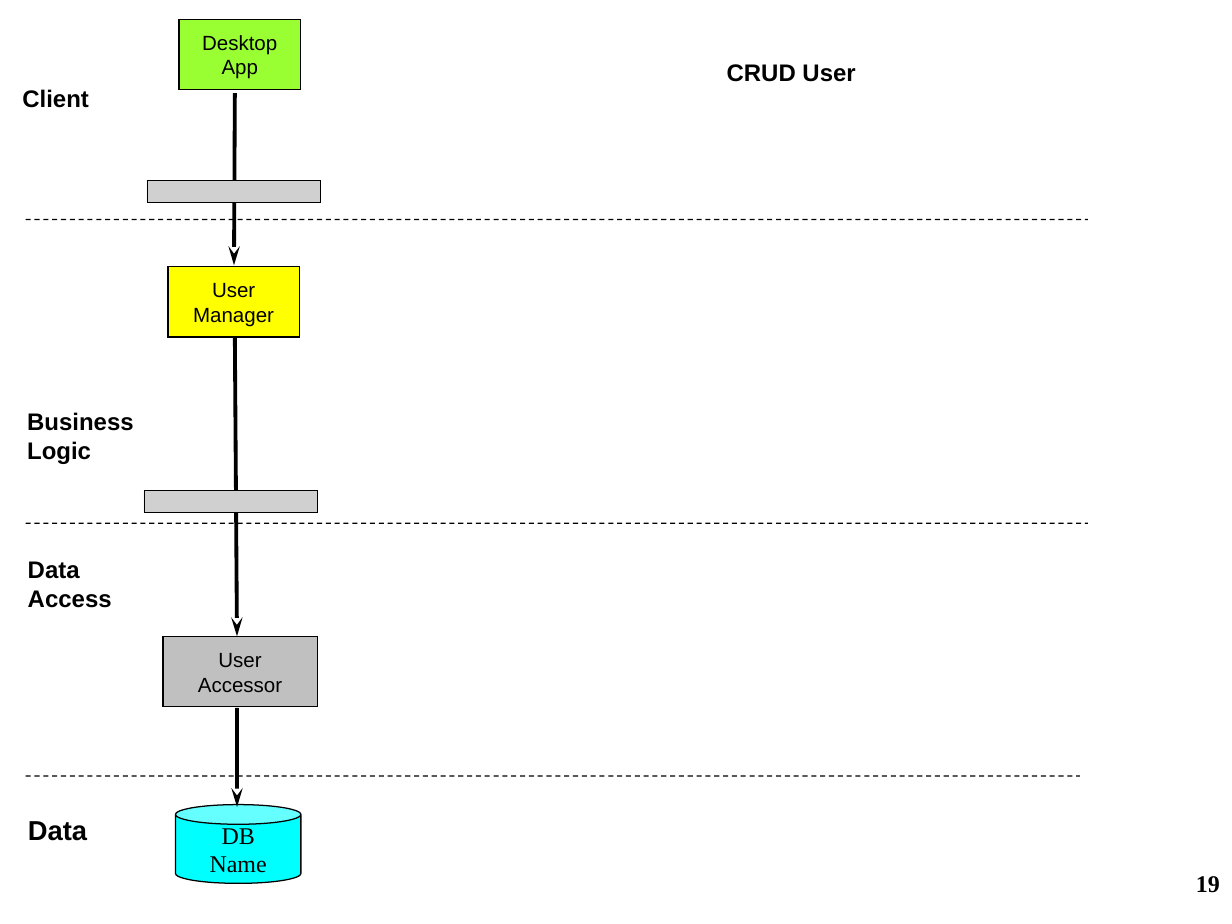
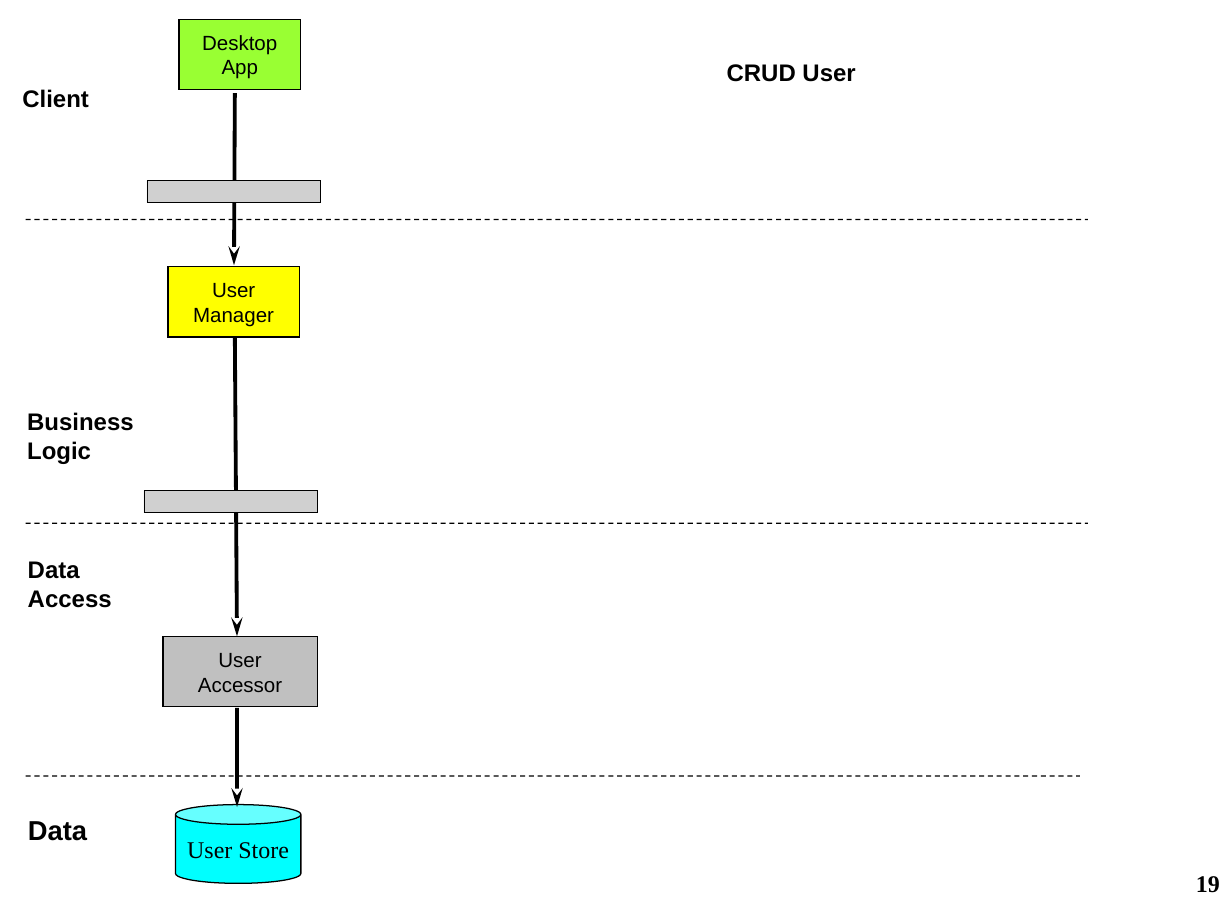
Before and after one commit to jkudirka/testing, a slide deck: slide 19 of UserManagement/User Management.ppt. Drawn at 1232x924 pixels with LibreOffice and Linux fonts; fonts in the diff are those of the drawing; grey boxes stand for pictures. Boxes give left, top, right and bottom in pixels: in the first picture for what was removed or moved away, otherwise in the second. Text is boxed around its words. In the diff, an @@ line names an element or a change of style, - is before the commit and + after.

```diff
--- a/UserManagement/User Management.ppt
+++ b/UserManagement/User Management.ppt
@@ text in cylinder at [187,842,289,859]: text changed @@
-DB
-Name
+User Store
```
Also in this commit, not shown: 8 other slides changed, 7 other files.
